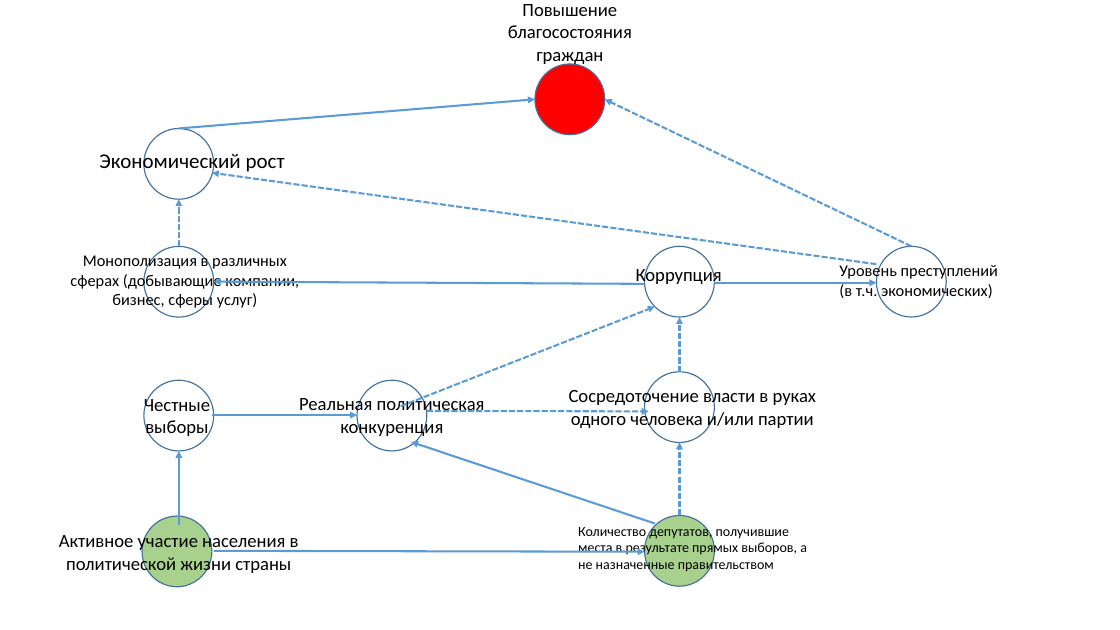
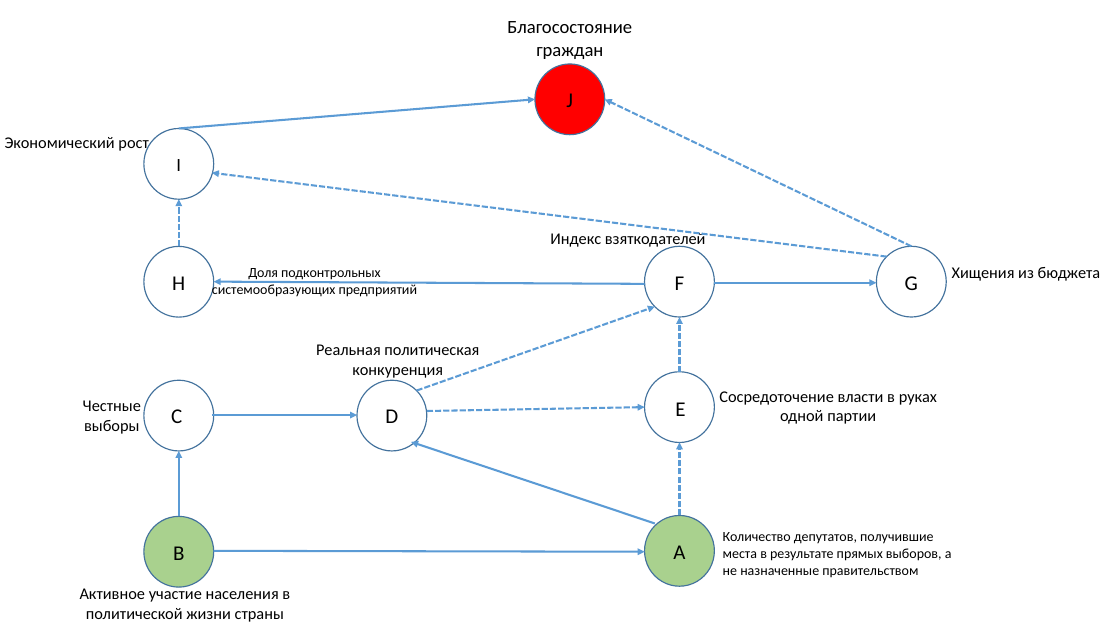
Before and after one commit to Qexly/-, a slide deck: slide 1 of Мат. методы/Концептуальная модель/Концептуальная модель.pptx. Drawn at 1120x630 pixels with LibreOffice and Linux fonts; fonts in the diff are those of the drawing. Boxes give left, top, right and bottom in pixels: in the first picture for what was removed or moved away, otherwise in the second. Text is boxed around its words. In the diff, an @@ line names an element or a change of style, - is before the commit and + after.

```diff
--- a/Мат. методы/Концептуальная модель/Концептуальная модель.pptx
+++ b/Мат. методы/Концептуальная модель/Концептуальная модель.pptx
@@ text at [507,21,632,59]: text changed @@
-Повышение благосостояния граждан
+Благосостояние граждан
@@ text in ellipse at [566,93,573,107]: text added @@
+J
@@ text "Экономический рост": place and size @@
-text "Экономический рост" at [99,150,285,174]
+text "Экономический рост" at [5,137,148,153]
@@ text "Экономический рост" at [5,137,148,153]: size 18 to 14 pt @@
@@ text in ellipse at [176,159,181,171]: text added @@
+I
@@ arrow moved from (876, 265) - (212, 173) to (887, 257) - (212, 173) @@
@@ text at [550,231,706,249]: text changed; size 16 to 14 pt @@
-Коррупция
+Индекс взяткодателей
@@ text at [212,268,417,297]: text changed; size 14 to 12 pt @@
-Монополизация в различных сферах (добывающие компании, бизнес, сферы услуг)
+Доля подконтрольных системообразующих предприятий
@@ text at [952,267,1101,281]: text changed @@
-Уровень преступлений (в т.ч. экономических)
+Хищения из бюджета
@@ text in ellipse at [172,276,185,290]: text added @@
+H
@@ text in ellipse at [675,276,685,290]: text added @@
+F
@@ text in ellipse at [905,276,918,290]: text added @@
+G
@@ arrow moved from (401, 407) - (655, 307) to (417, 391) - (655, 307) @@
@@ size 16 to 14 pt in 3 elements at [83,400,141,434], [80,586,290,622], [316,344,479,380] @@
@@ text "Реальная политическая конкуренция": place and size @@
-text "Реальная политическая конкуренция" at [299,395,485,439]
+text "Реальная политическая конкуренция" at [316,344,479,380]
@@ text "Честные выборы": place and size @@
-text "Честные выборы" at [144,396,210,439]
+text "Честные выборы" at [83,400,141,434]
@@ text added at [171,409,182,423], 18 pt, text #000000 @@
+C
@@ text in ellipse at [385,409,398,423]: text added @@
+D
@@ arrow moved from (427, 411) - (649, 412) to (427, 411) - (644, 408) @@
@@ text added at [675,402,685,416], 18 pt, text #000000 @@
+E
@@ text at [719,391,937,424]: text changed; size 16 to 14 pt @@
-Сосредоточение власти в руках одного человека и/или партии
+Сосредоточение власти в руках одной партии
@@ arrow moved from (179, 525) - (179, 451) to (179, 517) - (179, 451) @@
@@ text "Количество депутатов, получившие места в ...": place and size @@
-text "Количество депутатов, получившие места в ..." at [578,524,807,573]
+text "Количество депутатов, получившие места в ..." at [723,532,952,578]
@@ text in ellipse at [173,546,184,560]: text added @@
+B
@@ text in ellipse at [673,545,685,559]: text added @@
+A
@@ text "Активное участие населения в политической ...": place and size @@
-text "Активное участие населения в политической ..." at [59,532,299,575]
+text "Активное участие населения в политической ..." at [80,586,290,622]
```
Also in this commit, not shown: 1 slide added, 3 other files.
